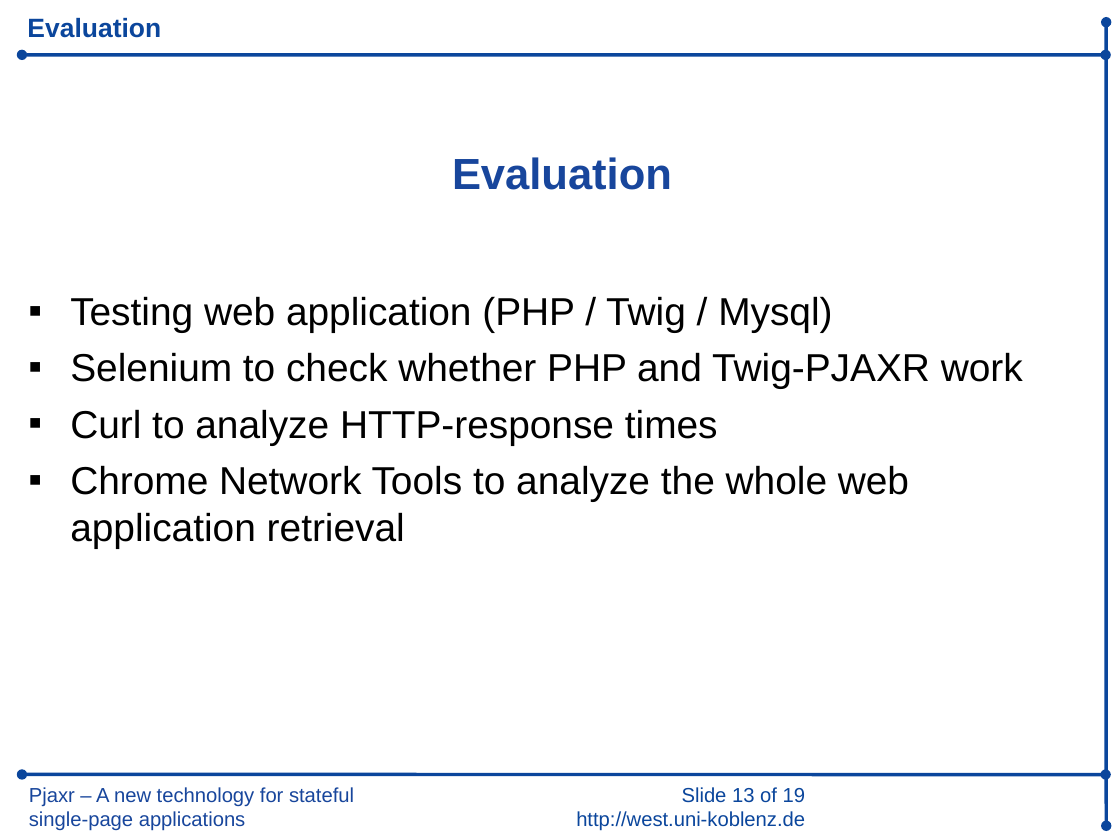
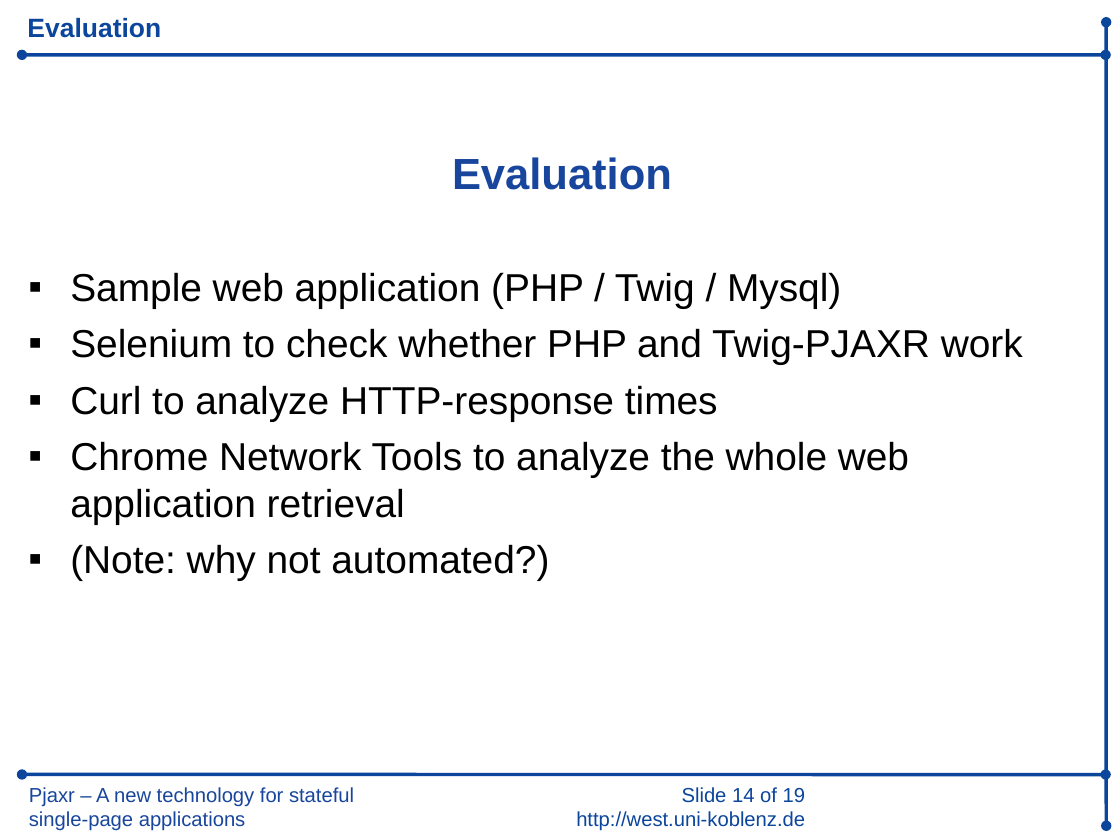
Before and after one commit to iekadou/bachelor-thesis, a slide deck: slide 14 of colloquium/colloquium.ppt (slide 13 before the commit). Drawn at 1120x840 pixels with LibreOffice and Linux fonts; fonts in the diff are those of the drawing; background and template pictures are left out. Boxes give left, top, right and bottom in pixels: in the first picture for what was removed or moved away, otherwise in the second. Text is boxed around its words. In the diff, an @@ line names an element or a change of style, - is before the commit and + after.

```diff
--- a/colloquium/colloquium.ppt
+++ b/colloquium/colloquium.ppt
@@ text "Sample web application (PHP / ...": place and size @@
-text "Sample web application (PHP / ..." at (70,296,1023,548)
+text "Sample web application (PHP / ..." at (70,272,1023,580)
@@ text at (70,272,841,308): text changed @@
-▪ Testing web application (PHP / Twig / Mysql)
+▪ Sample web application (PHP / Twig / Mysql)
@@ text at (70,544,549,580): paragraph added @@
+▪ (Note: why not automated?)
@@ text at (576,787,805,831): text changed @@
-Slide 13 of 19
-http://west.uni-koblenz.de
+Slide 14 of 19
+http://west.uni-koblenz.de
```
Also in this commit, not shown: 13 other slides changed, 3 slides added, 1 slide removed, 2 other files.
